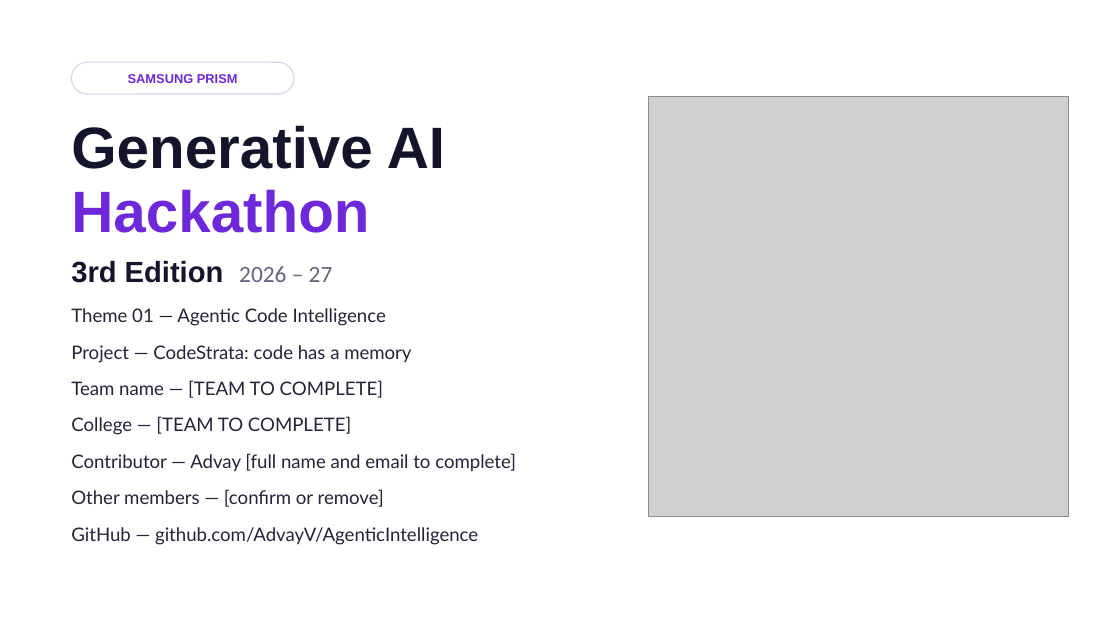
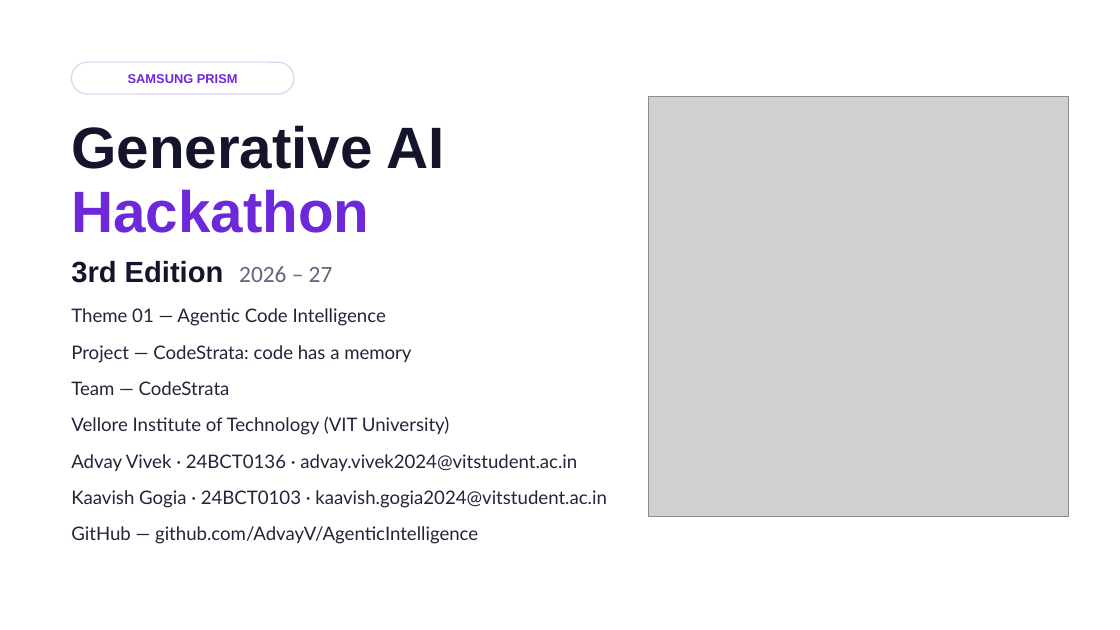
Before and after one commit to AdvayV/AgenticIntelligence, a slide deck: slide 1 of docs/CodeStrata-Submission-Draft.pptx. Drawn at 1120x630 pixels with LibreOffice and Linux fonts; fonts in the diff are those of the drawing; grey boxes stand for pictures. Boxes give left, top, right and bottom in pixels: in the first picture for what was removed or moved away, otherwise in the second. Text is boxed around its words. In the diff, an @@ line names an element or a change of style, - is before the commit and + after.

Commit message:
Prepare VIT team submission and test code-trained CPU retrieval

```diff
--- a/docs/CodeStrata-Submission-Draft.pptx
+++ b/docs/CodeStrata-Submission-Draft.pptx
@@ text at (x1=71, y1=381, x2=607, y2=508): text changed @@
-Team name — [TEAM TO COMPLETE]
-College — [TEAM TO COMPLETE]
-Contributor — Advay [full name and email to complete]
-Other members — [confirm or remove]
+Team — CodeStrata
+Vellore Institute of Technology (VIT University)
+Advay Vivek · 24BCT0136 · advay.vivek2024@vitstudent.ac.in
+Kaavish Gogia · 24BCT0103 · kaavish.gogia2024@vitstudent.ac.in
```
Also in this commit, not shown: 1 other slide changed, 2 slides added, 2 slides removed, 15 other files.
